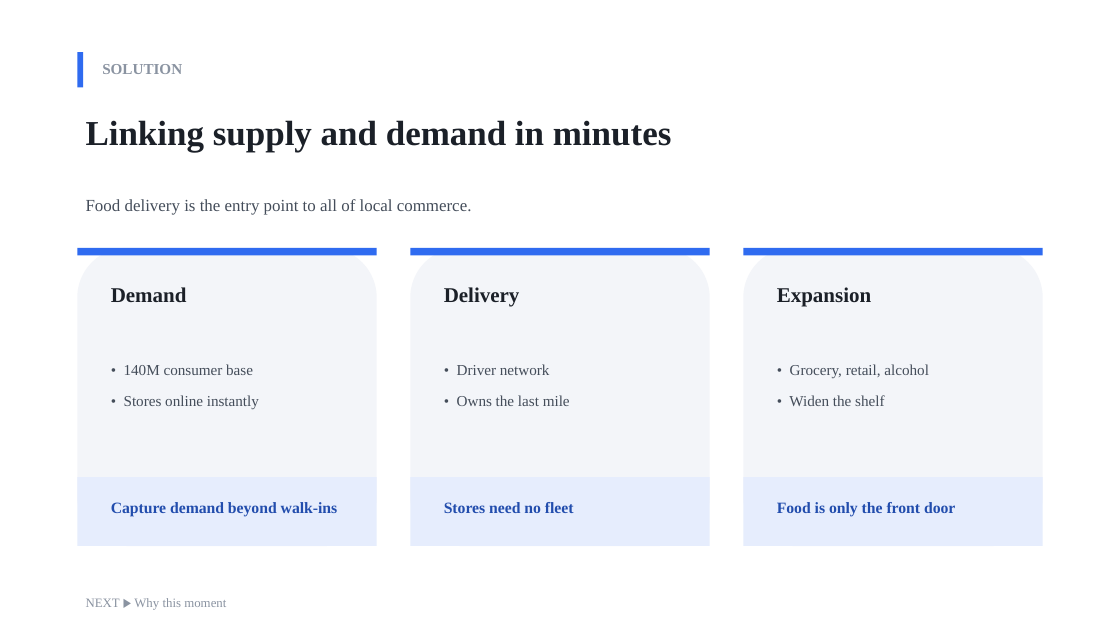
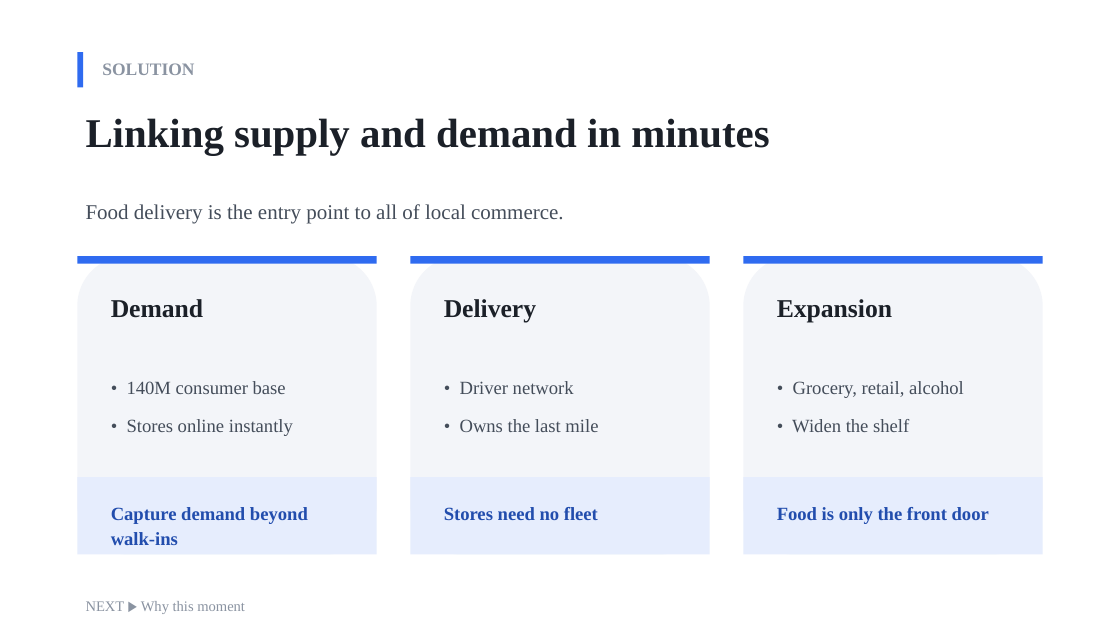
Before and after one commit to Kokidesu/Koki, a slide deck: slide 3 of projects/presentation-god/out/ubereats_modern_en.pptx. Drawn at 1120x630 pixels with LibreOffice and Linux fonts; fonts in the diff are those of the drawing. Boxes give left, top, right and bottom in pixels: in the first picture for what was removed or moved away, otherwise in the second. Text is boxed around its words. In the diff, an @@ line names an element or a change of style, - is before the commit and + after.

```diff
--- a/projects/presentation-god/out/ubereats_modern_en.pptx
+++ b/projects/presentation-god/out/ubereats_modern_en.pptx
@@ text "SOLUTION" at (102, 63, 194, 75): size 13 to 15 pt @@
@@ text "Linking supply and demand in ..." at (86, 118, 769, 156): size 30 to 35 pt; line spacing 1.1 to 1.08 @@
@@ text "Food delivery is the entry ..." at (86, 204, 564, 223): size 14.5 to 18 pt; line spacing 1.35 to 1.3 @@
@@ 3 texts, 3 rounded rectangles, 3 rectangles: place and size @@
-3 texts, 3 rounded rectangles, 3 rectangles at (77, 248, 1043, 546)
+3 texts, 3 rounded rectangles, 3 rectangles at (77, 256, 1043, 555)
@@ size 18 to 22 pt in 3 elements at (444, 299, 536, 323), (111, 299, 203, 318), (777, 299, 892, 323) @@
@@ 3 texts: place and size @@
-3 texts at (124, 364, 929, 410)
+3 texts at (127, 381, 964, 436)
@@ size 13 to 16 pt; more space between paragraphs in 3 elements at (127, 381, 293, 436), (460, 381, 598, 432), (792, 381, 964, 432) @@
@@ rectangle: place and size @@
-rectangle at (77, 477, 376, 546)
+rectangle at (77, 477, 376, 555)
@@ rectangle: place and size @@
-rectangle at (410, 477, 709, 546)
+rectangle at (410, 477, 709, 555)
@@ rectangle: place and size @@
-rectangle at (744, 477, 1043, 546)
+rectangle at (744, 477, 1043, 555)
@@ size 13.5 to 16 pt in 3 elements at (111, 507, 308, 545), (444, 507, 598, 520), (777, 507, 989, 524) @@
@@ text "NEXT ▶ Why this moment" at (86, 601, 245, 614): size 11 to 12.5 pt @@
```
Also in this commit, not shown: 6 other slides changed, 21 other files.
